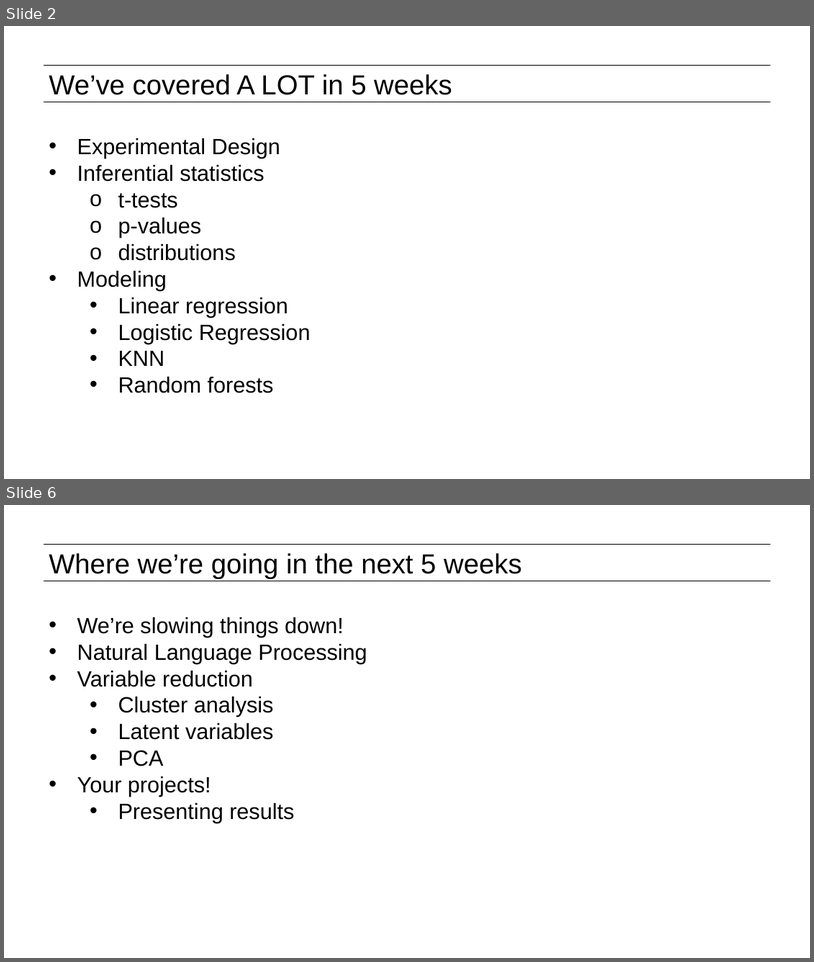
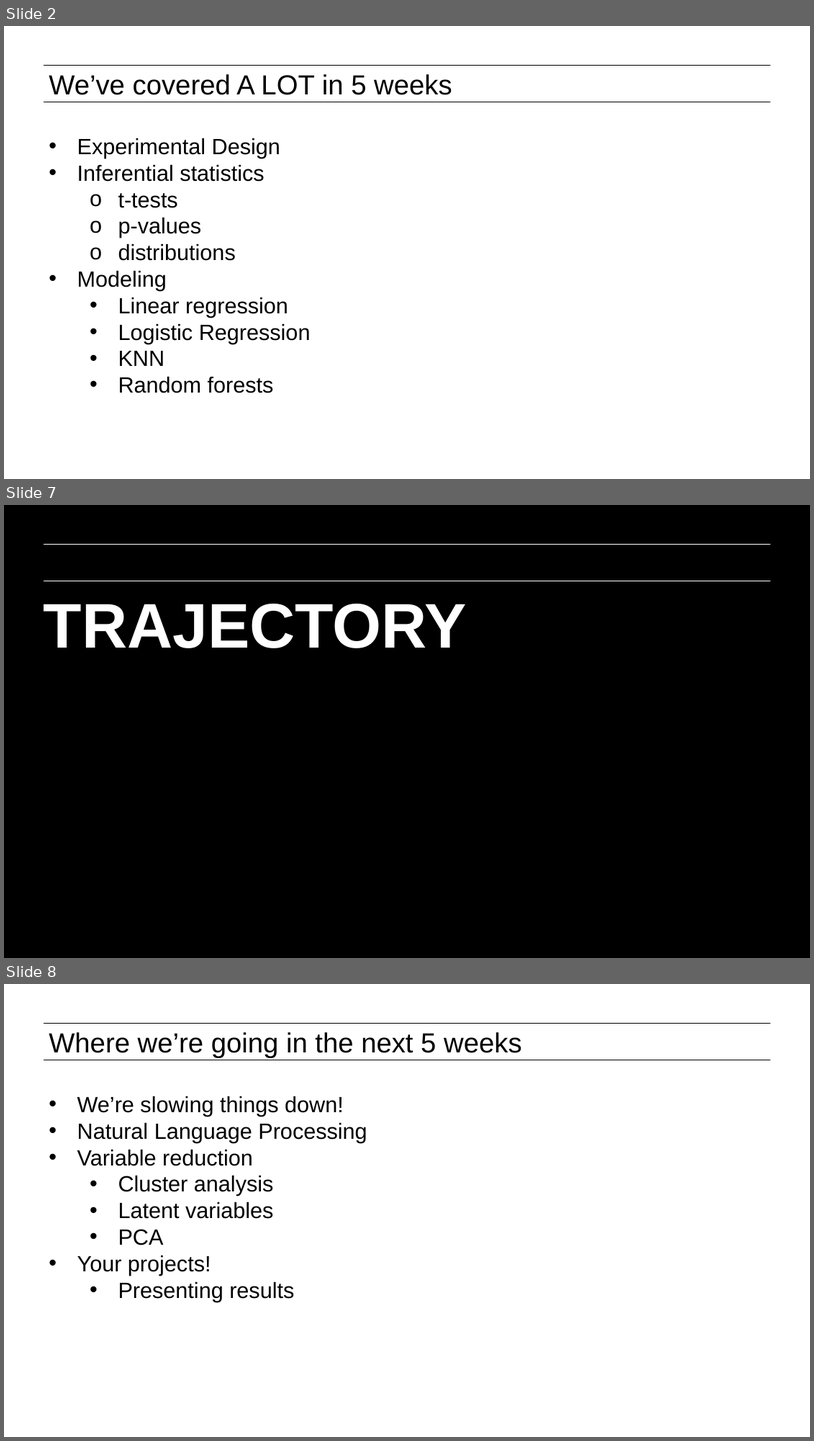
Before and after one commit to JamiesHQ/GA-MyDSRepo, a slide deck: lesson-11/11-natural-language-processing-and-text-classification.pptx. Shown one above the other, each under a label of ours: slides 2 and 6 before the commit, slides 2, 7 and 8 after it; the slides between them are not shown. The pictures are 814x962 and 814x1441 pixels, drawn with LibreOffice and Linux fonts; fonts in the diff are those of the drawing; background and template pictures are left out. Boxes give left, top, right and bottom in pixels: in the first picture for what was removed or moved away, otherwise in the second. Text is boxed around its words. In the diff, an @@ line names an element or a change of style, - is before the commit and + after.

```diff
--- a/lesson-11/11-natural-language-processing-and-text-classification.pptx
+++ b/lesson-11/11-natural-language-processing-and-text-classification.pptx
@@ slide 7 added at (x1=4, y1=505, x2=810, y2=958), background #000000; not listed: 2 template elements that a slide beside it also shows @@
@@ line added from (43, 544) to (772, 544), #FFFFFF 0.75 pt @@
@@ line added from (43, 581) to (772, 581), #FFFFFF 0.75 pt @@
@@ text added at (x1=44, y1=604, x2=467, y2=648), 80 pt, text #FFFFFF, bold @@
+TRAJECTORY
@@ what was slide 6 is now slide 8 @@
```
Also in this commit, not shown: 3 slides changed, 1 other slide added, 1 other file.
